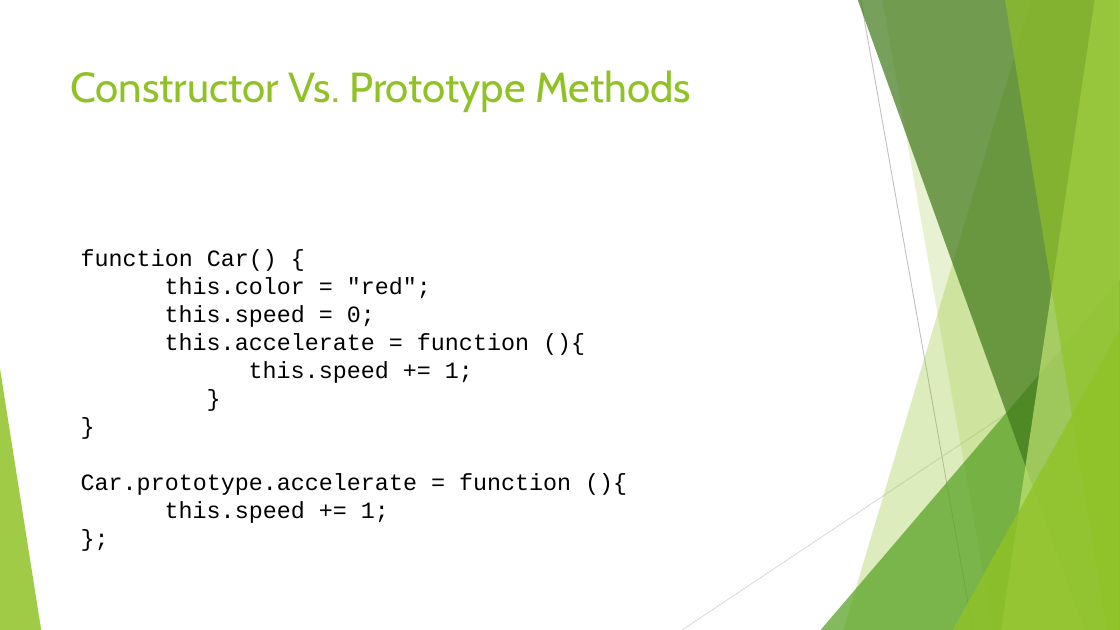
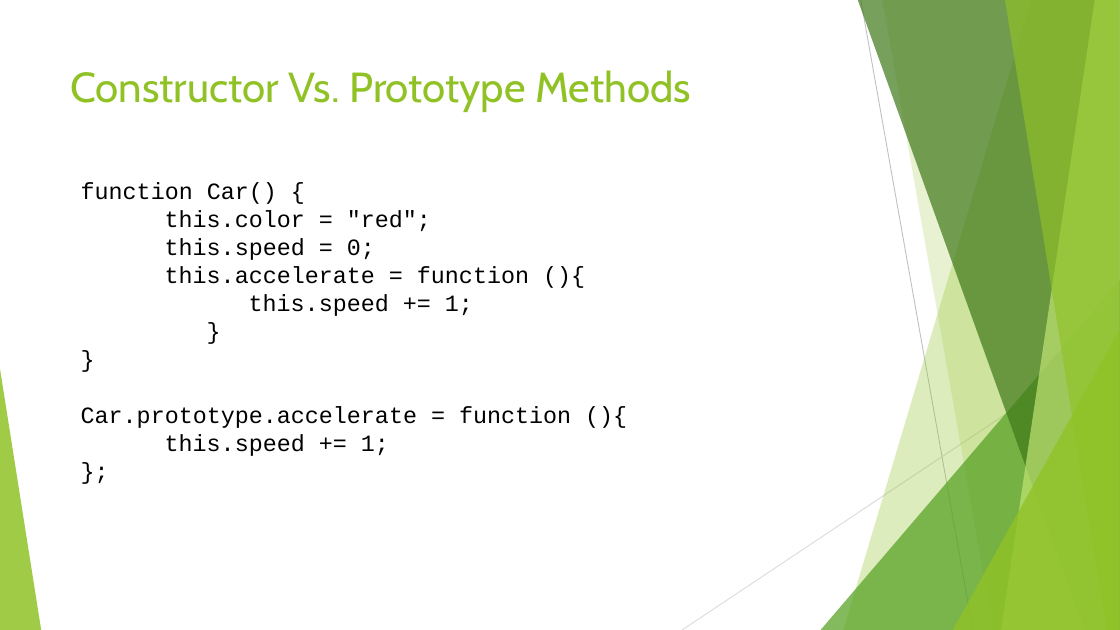
Before and after one commit to jeffxor/prototypes, a slide deck: slide 22 of doc/Javascript.Objects.pptx. Drawn at 1120x630 pixels with LibreOffice and Linux fonts; fonts in the diff are those of the drawing; background and template pictures are left out. Boxes give left, top, right and bottom in pixels: in the first picture for what was removed or moved away, otherwise in the second. Text is boxed around its words. In the diff, an @@ line names an element or a change of style, - is before the commit and + after.

```diff
--- a/doc/Javascript.Objects.pptx
+++ b/doc/Javascript.Objects.pptx
@@ text "function Car() {" moved from (x1=81, y1=249, x2=571, y2=523) to (x1=81, y1=182, x2=571, y2=456) @@
```
Also in this commit, not shown: 5 other slides changed, 4 slides added, 4 other files.
